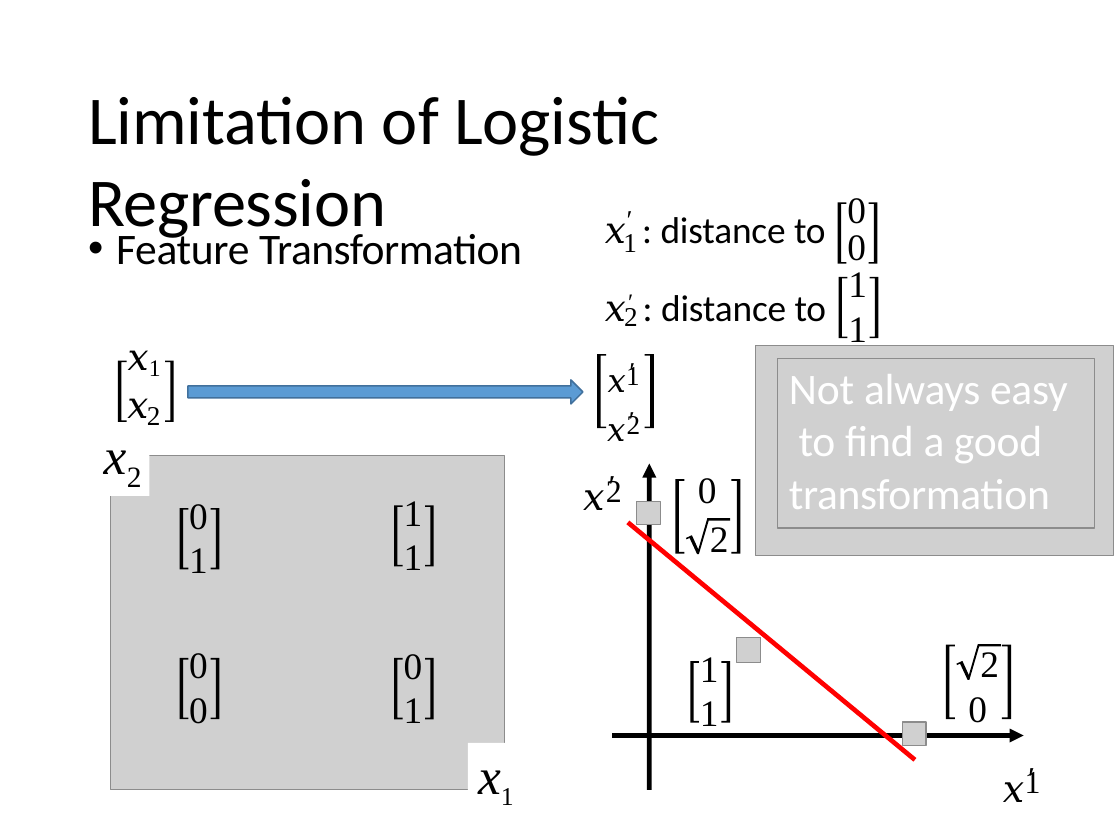
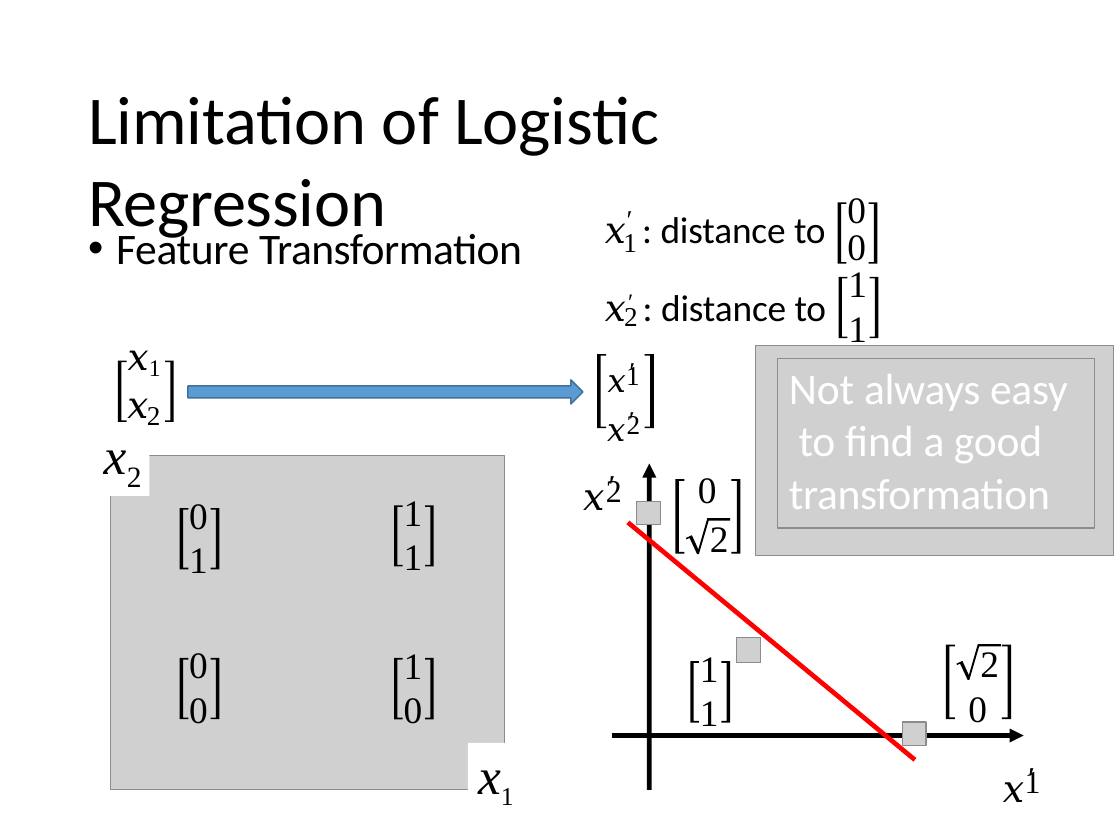
Before and after one commit to andy6804tw/NTU-ML-Lecture, a slide deck: slide 26 of material/Lecture 5-Logistic Regression.pptx. Drawn at 1120x840 pixels with LibreOffice and Linux fonts; fonts in the diff are those of the drawing; grey boxes stand for pictures. Boxes give left, top, right and bottom in pixels: in the first picture for what was removed or moved away, otherwise in the second. Text is boxed around its words. In the diff, an @@ line names an element or a change of style, - is before the commit and + after.

Commit message:
add Lecture 5-Logistic Regression

```diff
--- a/material/Lecture 5-Logistic Regression.pptx
+++ b/material/Lecture 5-Logistic Regression.pptx
@@ text at <box>404,654,423,679</box>: paragraph added @@
+1
@@ text at <box>404,698,423,723</box>: paragraph removed @@
-1
@@ text at <box>404,698,423,724</box>: less space between paragraphs @@
```
Also in this commit, not shown: 3 other slides changed, 2 other files.
